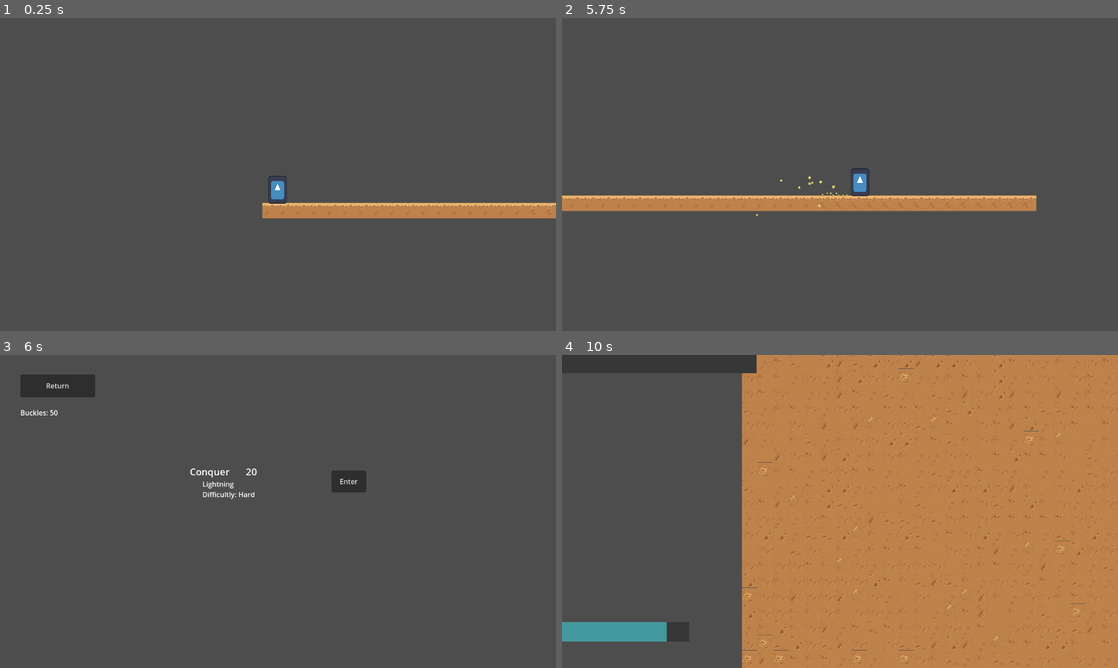
Above: before the commit, frames 1-4 (two rows, left to right).
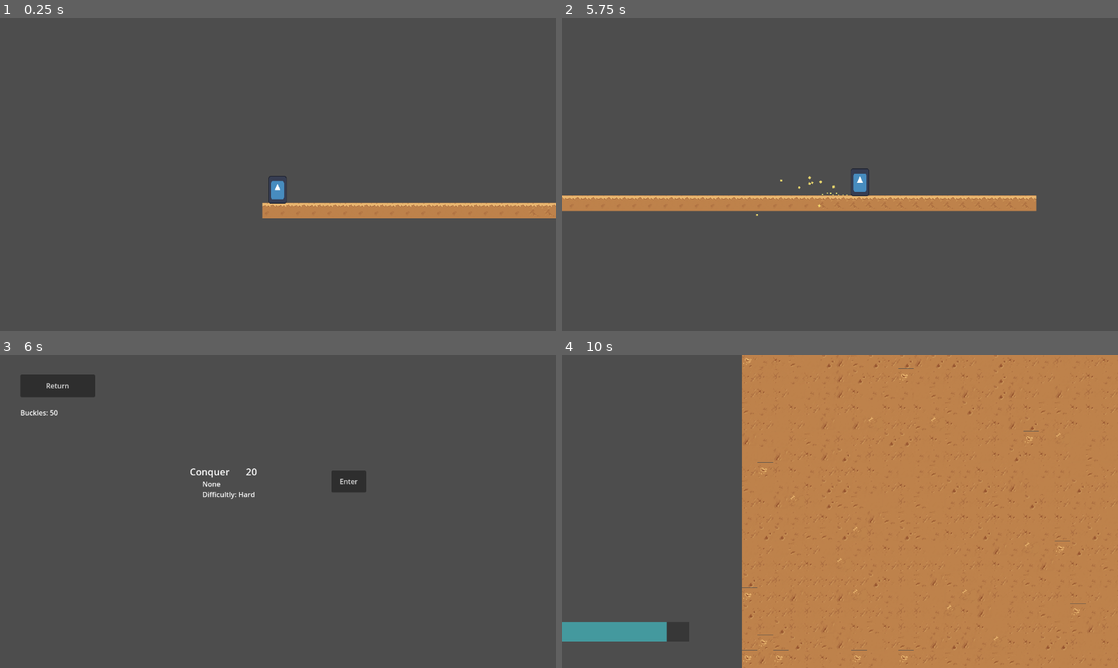
Above: after the commit, the same moments.

Repository: dzfrias/gladiator
Game: Godot game, scene res://scenes/hub.tscn
Two runs of this game, one before a commit and one after it. Both use one fixed random seed, a clock stepped at 60 frames per second and the inputs below. This scene is started directly instead of the project's main scene. The engine's default icon, where the game draws it, is replaced by a stand-in: a white triangle on a blue panel in a dark square. Sound files missing from this copy of the repository are replaced by a short silence.
Inputs (mouse positions are in pixels of both pictures, inside the frame that each line leads up to):
- Up to frame 1 (0.25 s): no input
- Up to frame 2 (5.75 s): move the mouse to (962, 158) at 0.52 s; hold S (burrow) 0.53-1.28 s; hold D (right) 0.53-2.03 s; tap Space (jump) at 0.77, 1.07, 1.52, 1.82, 3.02, 3.32, 3.77, 4.07, 4.52, 4.82 s; move the mouse to (728, 190) at 1.27 s; tap Shift (fallthrough) at 1.35, 4.35 s; move the mouse to (895, 105) at 2.02 s; press the mouse at (895, 105) at 2.03 s; hold A (left) 2.03-2.78 s; move the mouse to (812, 237) at 2.77 s; release the mouse at (812, 237) at 2.78 s; hold D (right) 2.78-4.28 s; tap I (interact) at 2.85 s; move the mouse to (1006, 221) at 3.52 s; hold S (burrow) 3.53-4.28 s; move the mouse to (673, 127) at 4.27 s; hold A (left) 4.28-5.03 s; move the mouse to (867, 174) at 5.02 s; press the mouse at (867, 174) at 5.03 s; hold D (right) from 5.03 s (still down)
- Up to frame 3 (6 s): move the mouse to (194, 433) at 5.77 s; release D (right) at 5.78 s; release the mouse at (194, 433) at 5.78 s; hold A (left) from 5.78 s (still down); tap I (interact) at 5.85 s
- Up to frame 4 (10 s): tap Space (jump) at 6.02, 6.32, 7.52, 7.82, 8.27, 8.57, 9.77 s; release A (left) at 6.5 s; click "Enter" at 6.5 s; move the mouse to (962, 495) at 7.27 s; hold A (left) 7.28-8.03 s; hold S (burrow) 7.28-8.03 s; move the mouse to (728, 527) at 8.02 s; hold D (right) from 8.03 s (still down); tap Shift (fallthrough) at 8.1 s; move the mouse to (895, 442) at 8.77 s; press the mouse at (895, 442) at 8.78 s; move the mouse to (812, 574) at 9.52 s; release the mouse at (812, 574) at 9.53 s; tap I (interact) at 9.6 s

Frames 1-2 are identical in both runs. In frame 3, less than 0.1% of the frame differs, in the area x 36-42%, y 40-43%; in frame 4, 0.2%, in the area x 32-35%, y 0-6%.

Commit message:
Remove lightning for now
Will help for experimenting with the burrow mechanic

Diff:
--- a/scripts/mission_board.gd
+++ b/scripts/mission_board.gd
@@ -6,7 +6,7 @@
 	$Interactable.did_interact.connect(_on_interact)
 	var mission := ConquerMission.new()
 	mission.buckles = 20
-	mission.weather = Lightning.new()
+	# mission.weather = Lightning.new()
 	missions.append(mission)
 
 func _on_interact() -> void:
--- a/scripts/ui/mission_board_item.gd
+++ b/scripts/ui/mission_board_item.gd
@@ -23,7 +23,7 @@
 	elif mission.weather is AcidRain:
 		weather_name = "Acid Rain"
 	else:
-		remove_child($WeatherLabel)
+		weather_name = "None"
 
 	$Description/MissionLabel.text = mission_name
 	$Description/BucklesLabel.text = str(mission.buckles)
